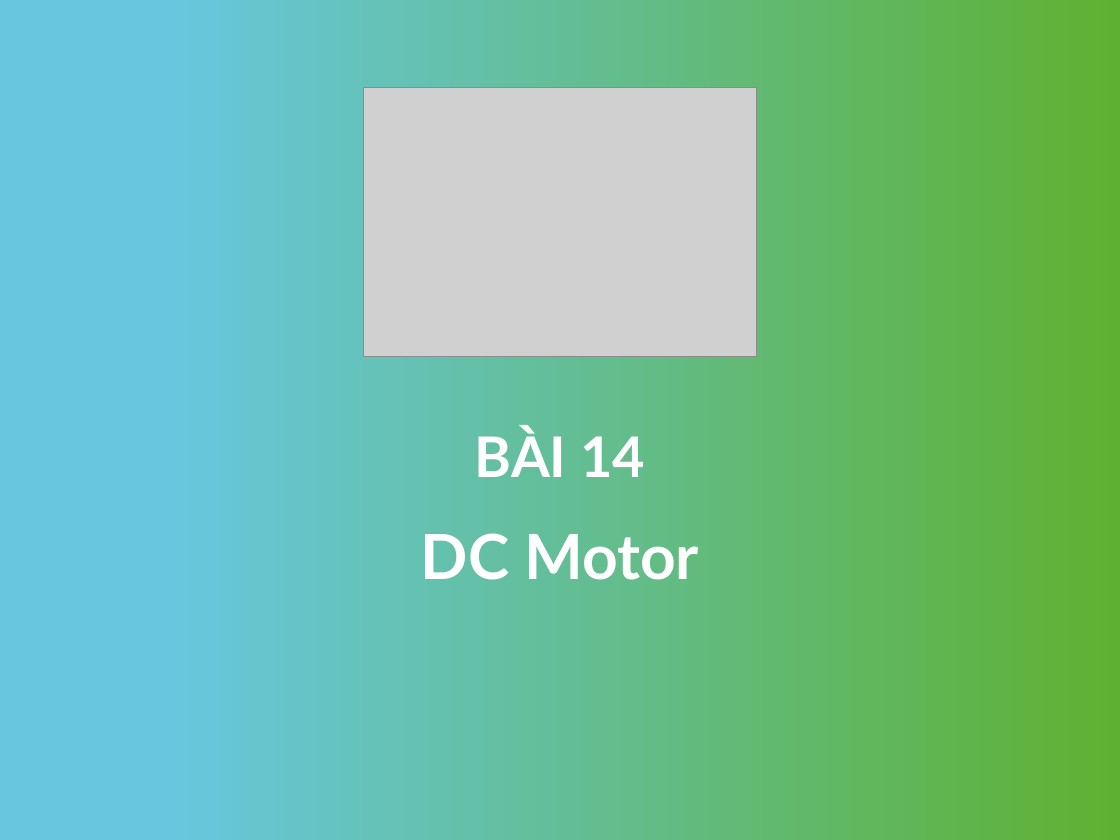
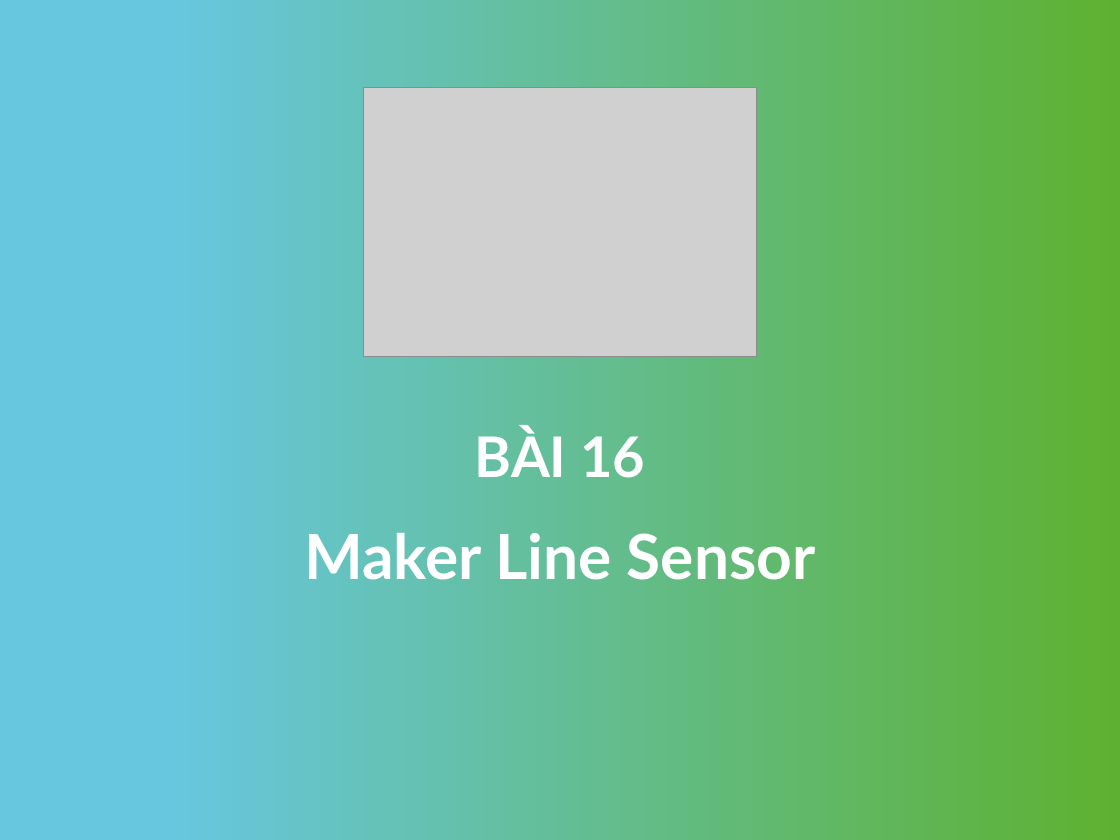
Before and after one commit to nhannn87dn/Learn-microbit, a slide deck: slide 1 of Lessions/Bai-16-Maker-Line-Sensor/Bai-16-Maker-Line-Sensor.pptx. Drawn at 1120x840 pixels with LibreOffice and Linux fonts; fonts in the diff are those of the drawing; grey boxes stand for pictures; background and template pictures are left out. Boxes give left, top, right and bottom in pixels: in the first picture for what was removed or moved away, otherwise in the second. Text is boxed around its words. In the diff, an @@ line names an element or a change of style, - is before the commit and + after.

```diff
--- a/Lessions/Bai-16-Maker-Line-Sensor/Bai-16-Maker-Line-Sensor.pptx
+++ b/Lessions/Bai-16-Maker-Line-Sensor/Bai-16-Maker-Line-Sensor.pptx
@@ text at (475, 429, 645, 478): text changed @@
-BÀI 14
+BÀI 16
@@ text at (304, 533, 815, 580): text changed @@
-DC Motor
+Maker Line Sensor
```
Also in this commit, not shown: 2 other slides changed, 9 slides added, 7 slides removed, 2 other files.
